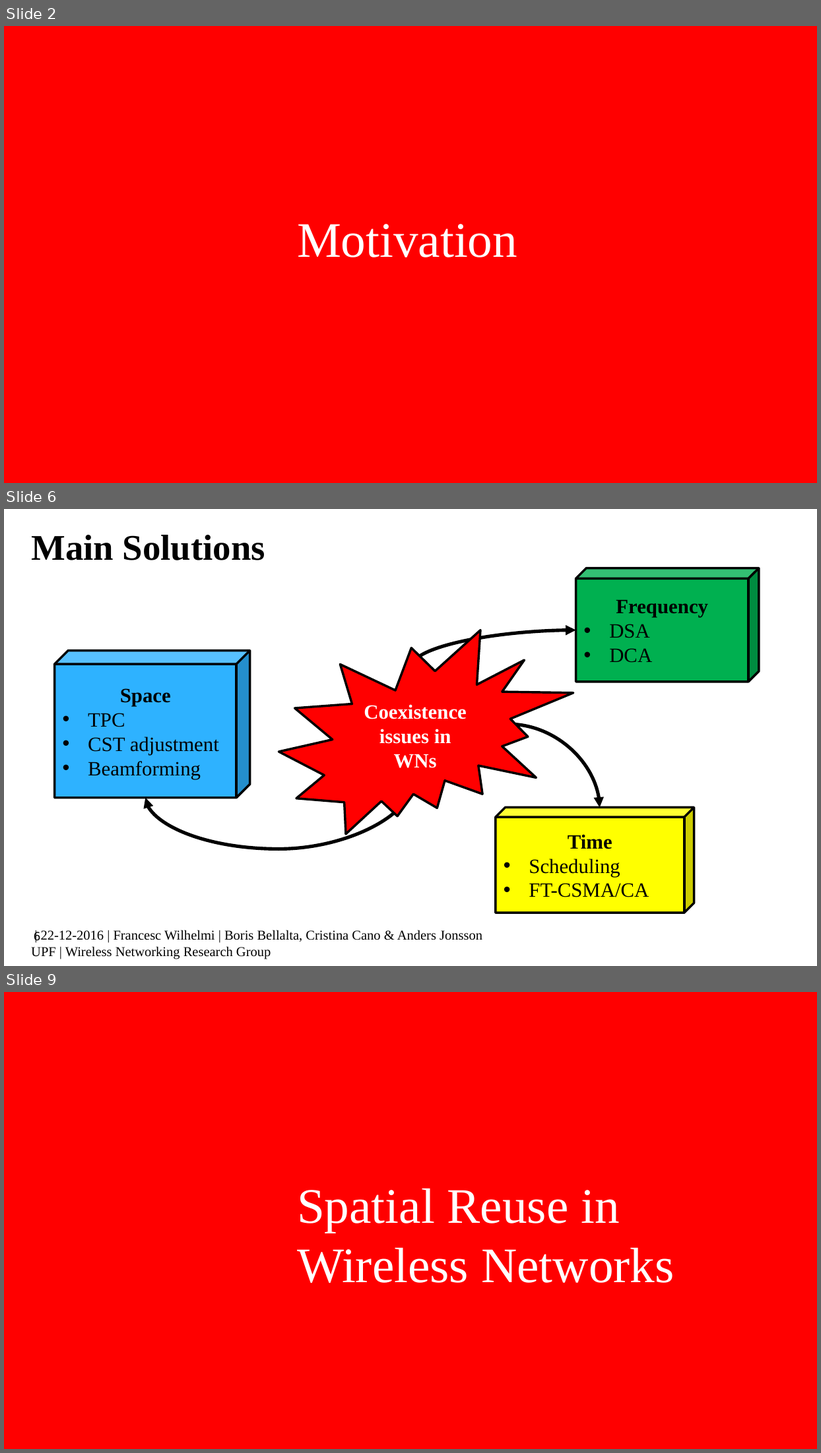
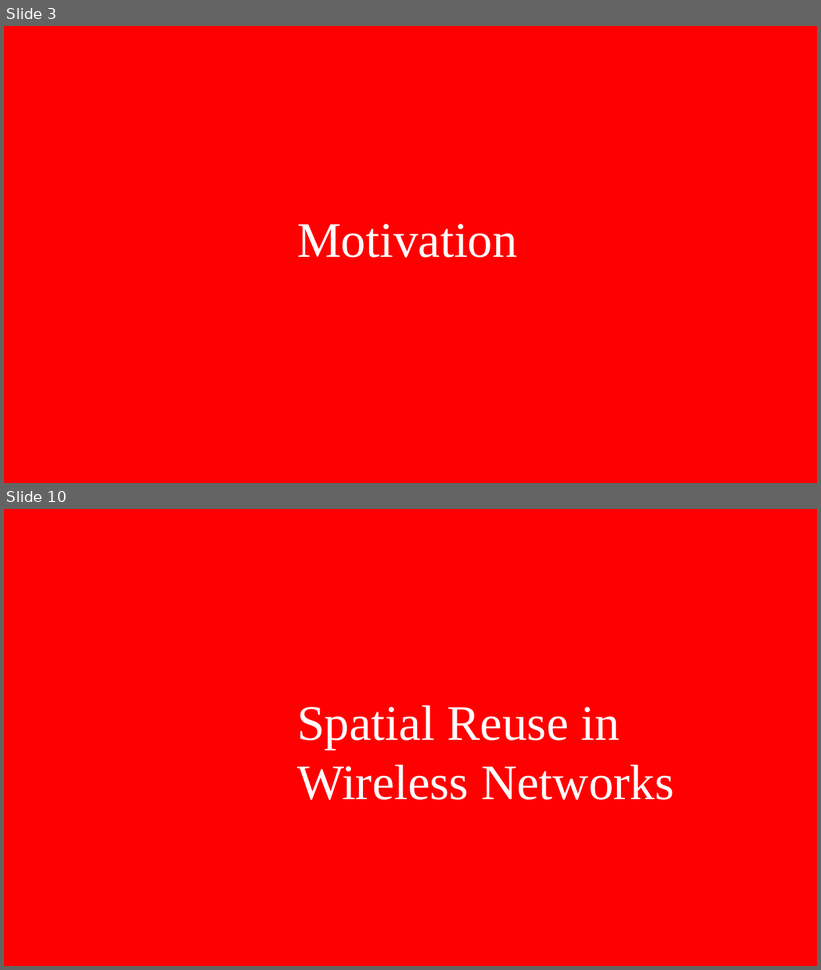
Before and after one commit to BelmY/thesis_proposal, a slide deck: Presentation/thesis_proposal.pptx. Shown one above the other, each under a label of ours: slides 2, 6 and 9 before the commit, slides 3 and 10 after it; the slides between them are not shown. The pictures are 821x1453 and 821x970 pixels, drawn with LibreOffice and Linux fonts; fonts in the diff are those of the drawing; background and template pictures are left out. Boxes give left, top, right and bottom in pixels: in the first picture for what was removed or moved away, otherwise in the second. Text is boxed around its words. In the diff, an @@ line names an element or a change of style, - is before the commit and + after.

Commit message:
Reviewed version (Boris)

```diff
--- a/Presentation/thesis_proposal.pptx
+++ b/Presentation/thesis_proposal.pptx
@@ slide 6 removed at bbox=[4, 509, 817, 966], background #FFFFFF @@
@@ title removed at bbox=[31, 535, 265, 560] @@
-Main Solutions
@@ cube removed at bbox=[576, 568, 758, 682] @@
-Frequency
-• DSA
-• DCA
@@ irregular seal removed at bbox=[279, 630, 573, 834] @@
-Coexistence issues in WNs
@@ curved arrow removed from (412, 666) to (576, 630) @@
@@ cube removed at bbox=[54, 650, 250, 797] @@
-Space
-• TPC
-• CST adjustment
-• Beamforming
@@ curved arrow removed from (508, 724) to (600, 807) @@
@@ curved arrow removed from (412, 782) to (145, 797) @@
@@ cube removed at bbox=[496, 807, 694, 913] @@
-Time
-• Scheduling
-• FT-CSMA/CA
@@ text removed at bbox=[31, 930, 482, 960] @@
-| 22-12-2016 | Francesc Wilhelmi | Boris Bellalta, Cristina Cano & Anders Jonsson
-UPF | Wireless Networking Research Group
@@ page number removed at bbox=[34, 931, 41, 943] @@
-6
@@ what was slide 2 is now slide 3 @@
@@ what was slide 9 is now slide 10 @@
```
Also in this commit, not shown: 4 slides changed, 26 slides added, 10 other slides removed, 27 other files.
